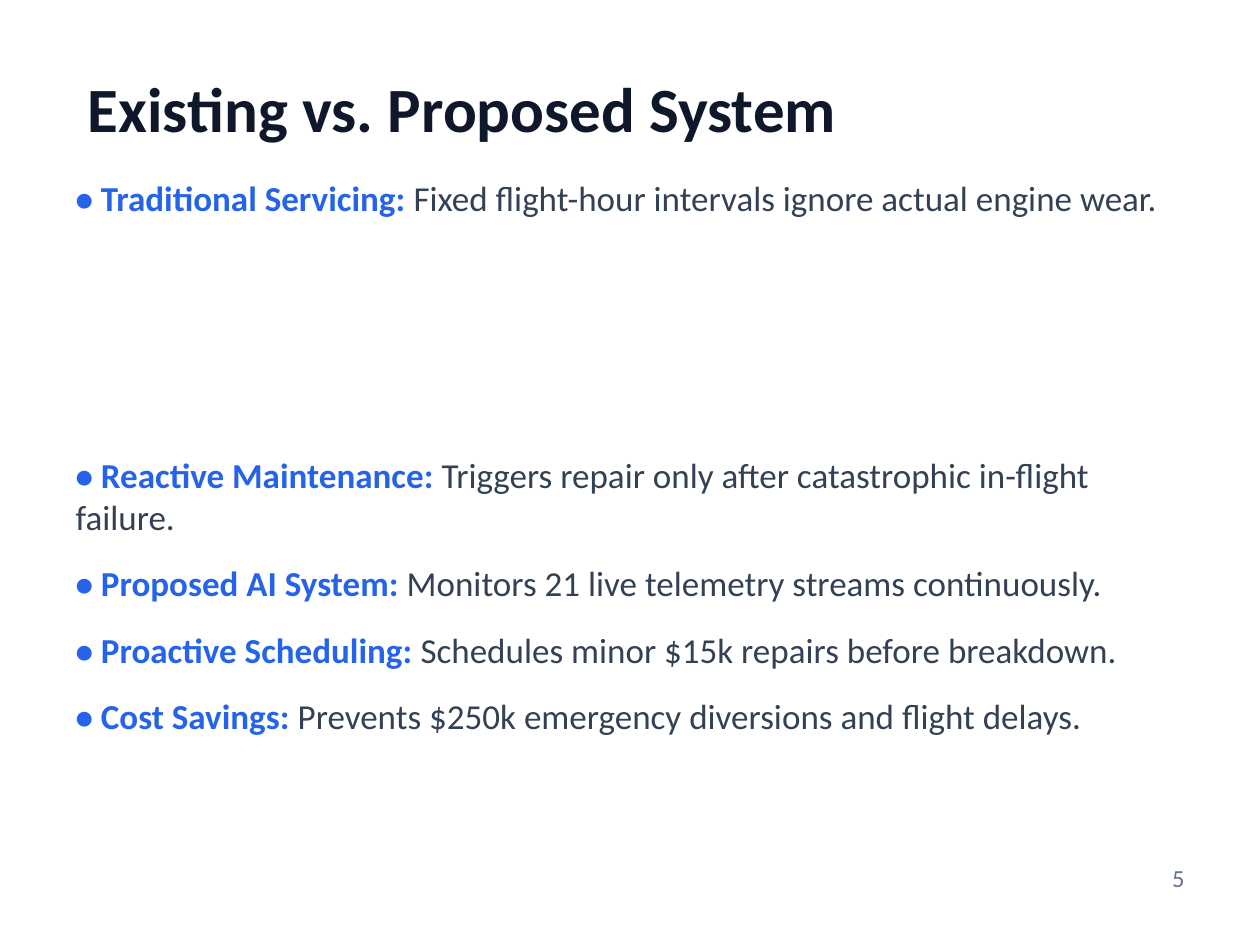
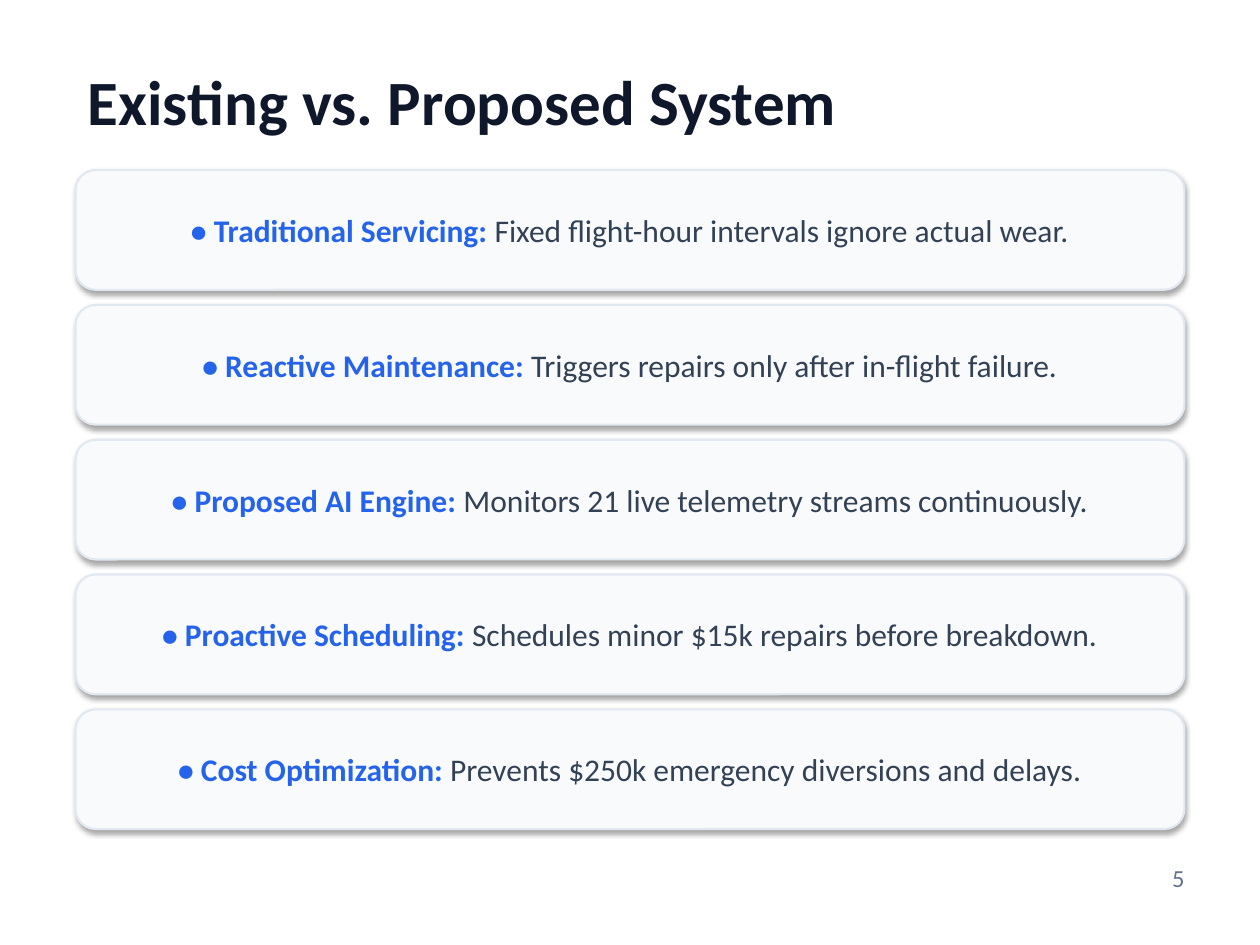
Before and after one commit to PiyushTiwari2051/Predictive-Master, a slide deck: slide 5 of Internship Presentation PPTs Template Final.pptx. Drawn at 1260x945 pixels with LibreOffice and Linux fonts; fonts in the diff are those of the drawing. Boxes give left, top, right and bottom in pixels: in the first picture for what was removed or moved away, otherwise in the second. Text is boxed around its words. In the diff, an @@ line names an element or a change of style, - is before the commit and + after.

```diff
--- a/Internship Presentation PPTs Template Final.pptx
+++ b/Internship Presentation PPTs Template Final.pptx
@@ text "Existing vs. Proposed System": place and size @@
-text "Existing vs. Proposed System" at [88, 87, 836, 143]
+text "Existing vs. Proposed System" at [88, 80, 836, 136]
@@ rounded rectangle "• Traditional Servicing: Fixed flight-hour ...": place and size @@
-rounded rectangle "• Traditional Servicing: Fixed flight-hour ..." at [76, 186, 1157, 735]
+rounded rectangle "• Traditional Servicing: Fixed flight-hour ..." at [76, 170, 1184, 290]
@@ rounded rectangle "• Traditional Servicing: Fixed flight-hour ..." at [76, 170, 1184, 290]: vertical alignment top to middle; fill none to #F8FAFC; outline none to #E2E8F0 1.2 pt; shadow on @@
@@ text in rounded rectangle at [214, 220, 1069, 248]: text changed; size 20 to 18 pt @@
-• Traditional Servicing: Fixed flight-hour intervals ignore actual engine wear.
-• Reactive Maintenance: Triggers repair only after catastrophic in-flight failure.
-• Proposed AI System: Monitors 21 live telemetry streams continuously.
-• Proactive Scheduling: Schedules minor $15k repairs before breakdown.
-• Cost Savings: Prevents $250k emergency diversions and flight delays.
+• Traditional Servicing: Fixed flight-hour intervals ignore actual wear.
@@ rounded rectangle added at [76, 305, 1184, 425], fill #F8FAFC, outline #E2E8F0 1.2 pt, 18 pt, text #334155 @@
+• Reactive Maintenance: Triggers repairs only after in-flight failure.
@@ rounded rectangle added at [76, 440, 1184, 559], fill #F8FAFC, outline #E2E8F0 1.2 pt, 18 pt, text #334155 @@
+• Proposed AI Engine: Monitors 21 live telemetry streams continuously.
@@ rounded rectangle added at [76, 575, 1184, 694], fill #F8FAFC, outline #E2E8F0 1.2 pt, 18 pt, text #334155 @@
+• Proactive Scheduling: Schedules minor $15k repairs before breakdown.
@@ rounded rectangle added at [76, 709, 1184, 829], fill #F8FAFC, outline #E2E8F0 1.2 pt, 18 pt, text #334155 @@
+• Cost Optimization: Prevents $250k emergency diversions and delays.
```
Also in this commit, not shown: 14 other slides changed, 1 other file.
